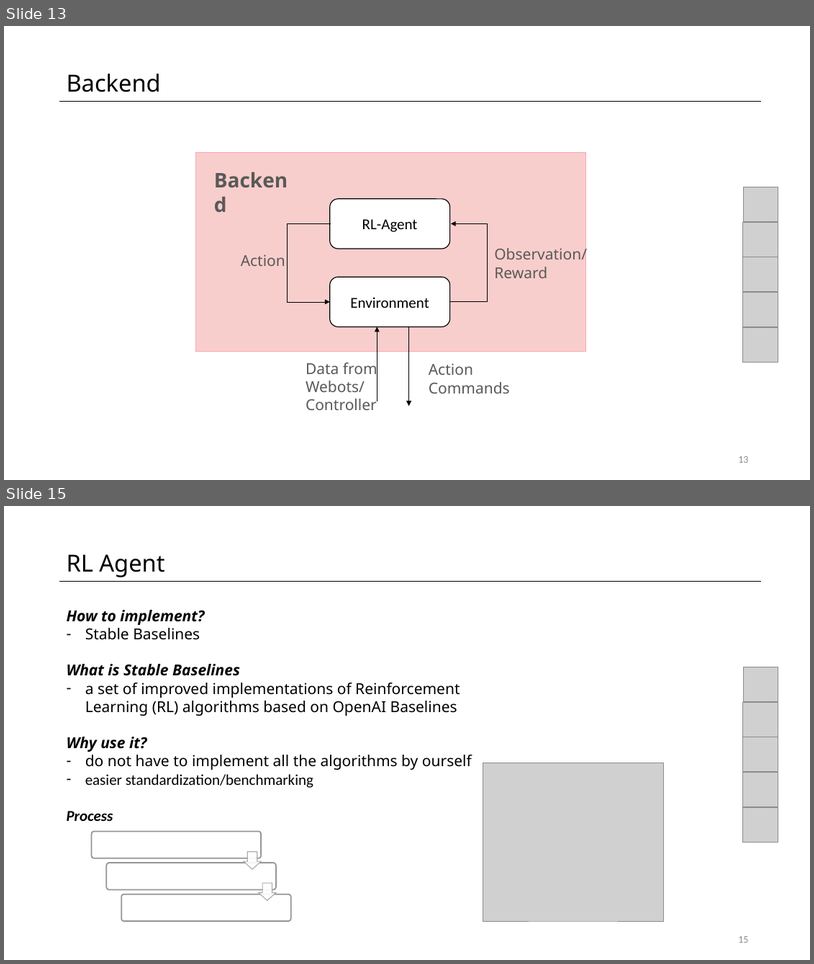
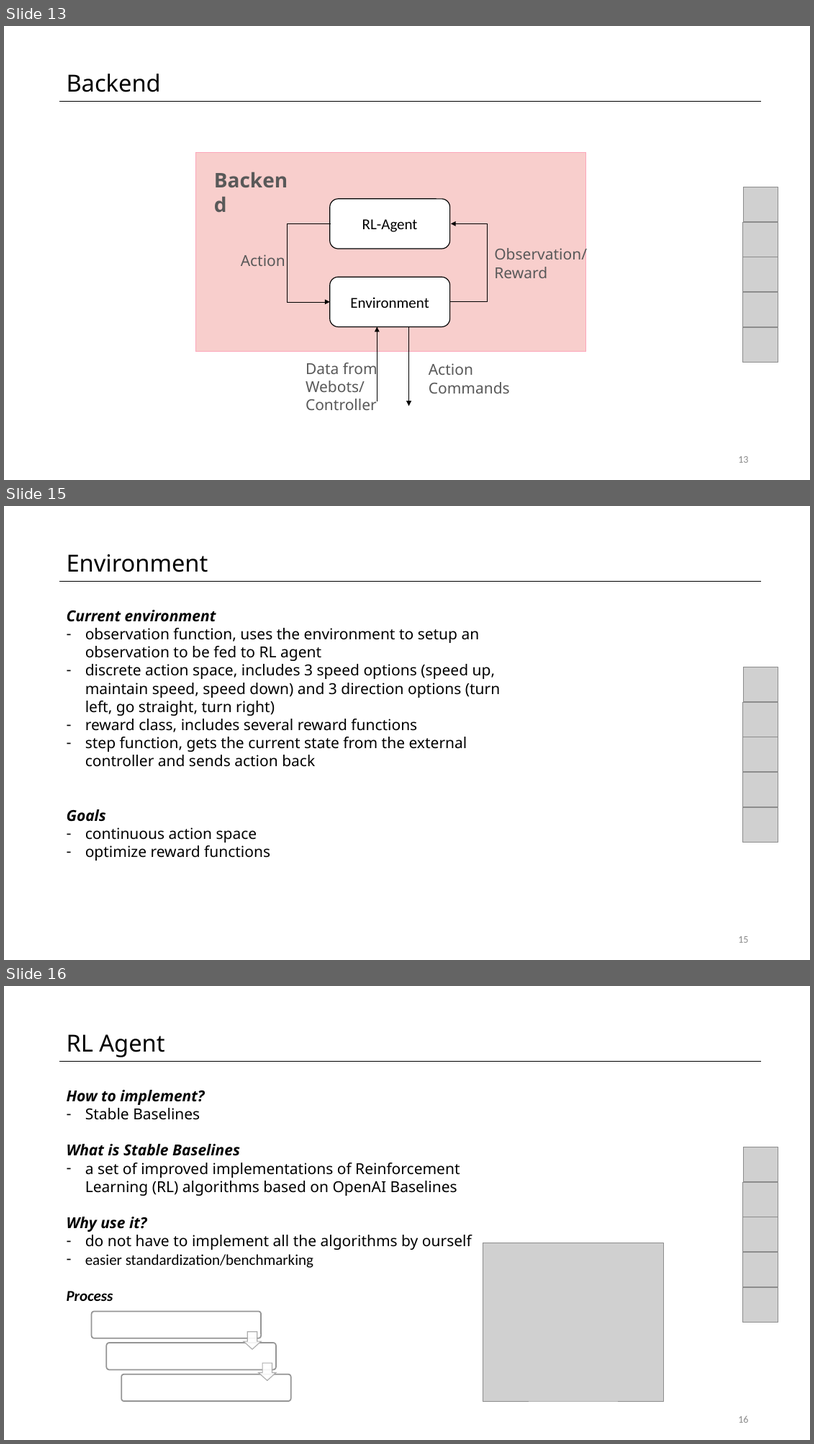
Before and after one commit to fpedd/ees-pees, a slide deck: orga/milestone_presentations/MP2.pptx. Shown one above the other, each under a label of ours: slides 13 and 15 before the commit, slides 13, 15 and 16 after it; the slides between them are not shown. The pictures are 814x964 and 814x1444 pixels, drawn with LibreOffice and Linux fonts; fonts in the diff are those of the drawing; grey boxes stand for pictures. Boxes give left, top, right and bottom in pixels: in the first picture for what was removed or moved away, otherwise in the second. Text is boxed around its words. In the diff, an @@ line names an element or a change of style, - is before the commit and + after.

```diff
--- a/orga/milestone_presentations/MP2.pptx
+++ b/orga/milestone_presentations/MP2.pptx
@@ slide 15 added at (4, 506, 810, 960), background #FFFFFF; not listed: 1 template element that a slide beside it also shows @@
@@ text added at (67, 554, 208, 572), 28 pt, text #000000 @@
+Environment
@@ text added at (67, 610, 500, 860), 18 pt, text #000000 @@
+Current environment
+– observation function, uses the environment to setup an observation to be fed to RL agent
+– discrete action space, includes 3 speed options (speed up, maintain speed, speed down) and 3 direction options (turn left, go straight, turn right)
+– reward class, includes several reward functions
+– step function, gets the current state from the external controller and sends action back
+Goals
+– continuous action space
+– optimize reward functions
@@ group added at (744, 667, 778, 842): 5 pictures @@
@@ page number added at (738, 936, 748, 942), 12 pt, text #8C8C8C @@
+15
@@ what was slide 15 is now slide 16 @@
```
Also in this commit, not shown: 2 slides changed.
